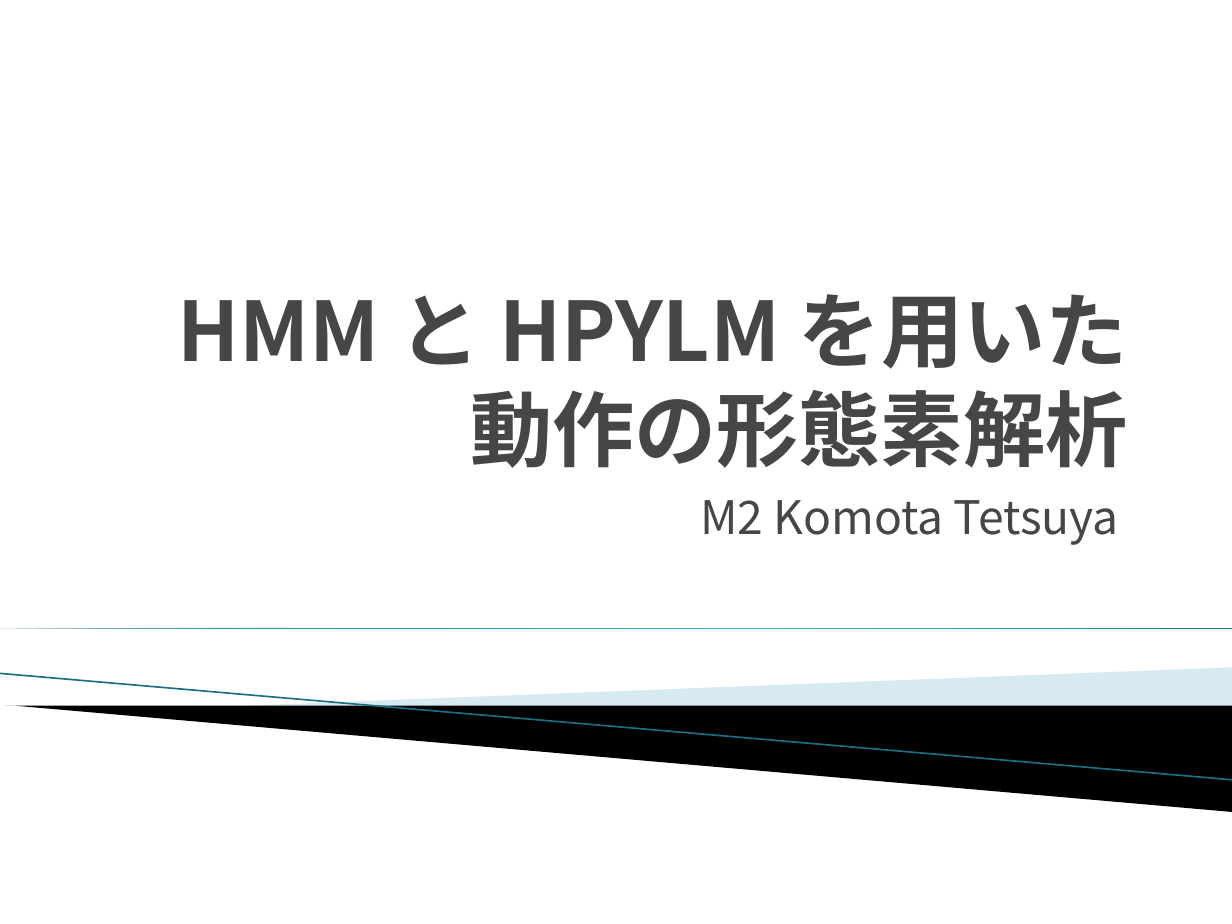
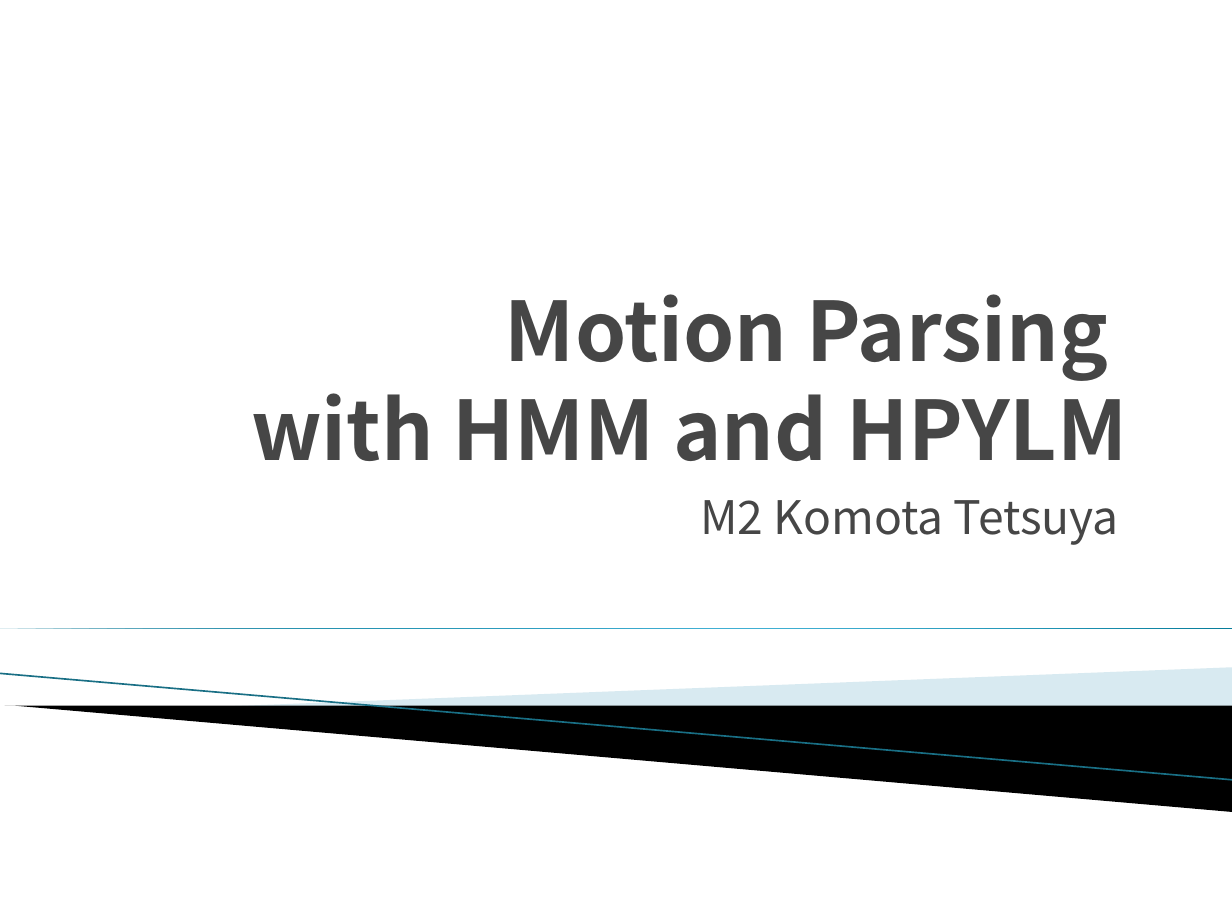
Before and after one commit to TetsuyaKomota/MyMasterStudies, a slide deck: slide 1 of slides/seminar_20170705_japanese.pptx. Drawn at 1232x924 pixels with LibreOffice and Linux fonts; fonts in the diff are those of the drawing; background and template pictures are left out. Boxes give left, top, right and bottom in pixels: in the first picture for what was removed or moved away, otherwise in the second. Text is boxed around its words. In the diff, an @@ line names an element or a change of style, - is before the commit and + after.

```diff
--- a/slides/seminar_20170705_japanese.pptx
+++ b/slides/seminar_20170705_japanese.pptx
@@ title at (251, 294, 1127, 461): text changed @@
-HMM と HPYLM を用いた
-動作の形態素解析
+Motion Parsing
+with HMM and HPYLM
```
Also in this commit, not shown: 6 other slides changed, 4 slides added, 2 slides removed.
